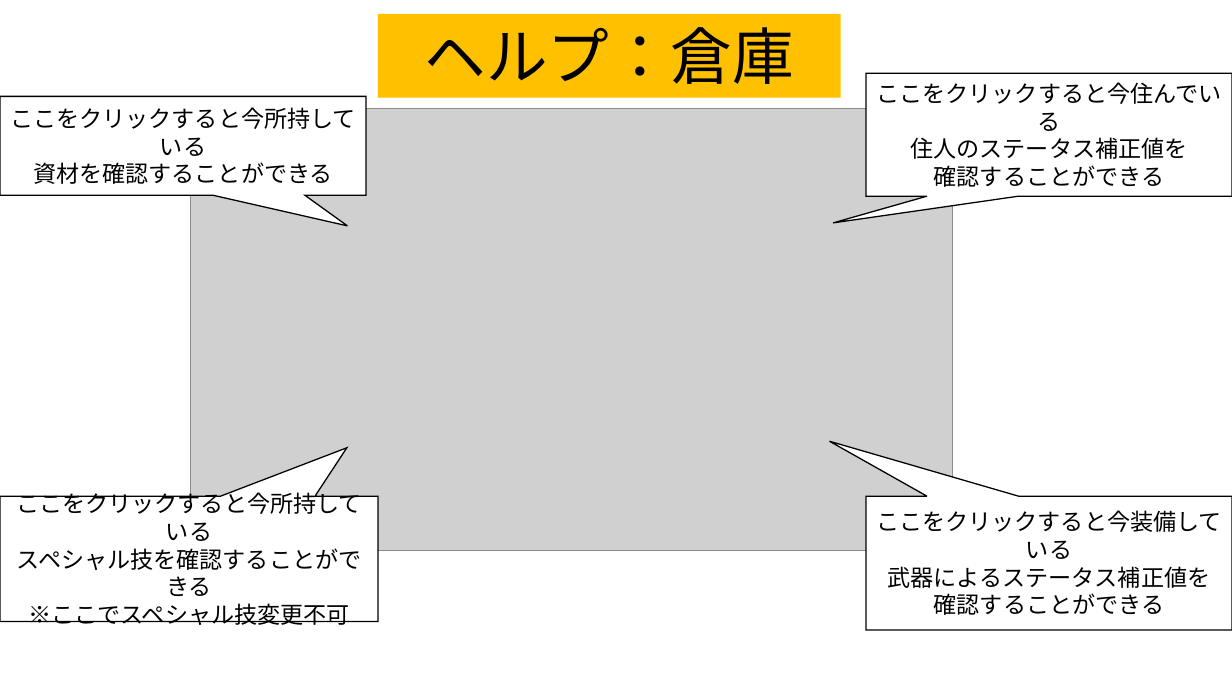
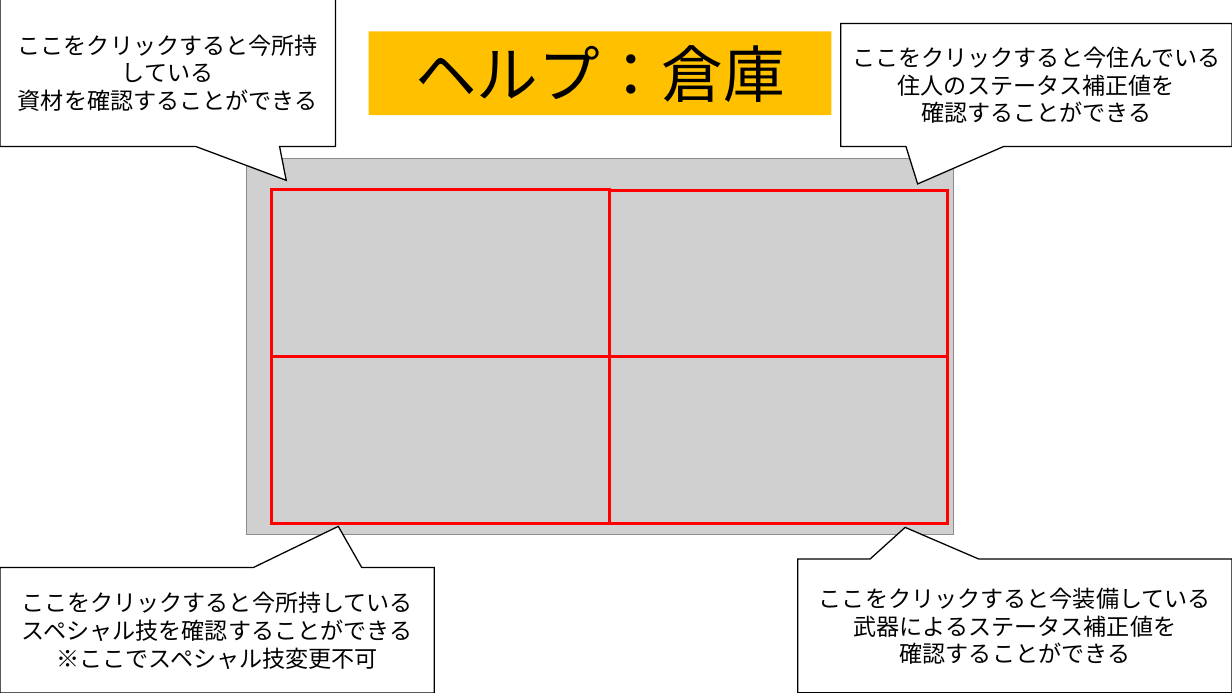
Before and after one commit to team556/team, a slide deck: slide 2 of 説明文.pptx. Drawn at 1232x693 pixels with LibreOffice and Linux fonts; fonts in the diff are those of the drawing; grey boxes stand for pictures. Boxes give left, top, right and bottom in pixels: in the first picture for what was removed or moved away, otherwise in the second. Text is boxed around its words. In the diff, an @@ line names an element or a change of style, - is before the commit and + after.

Commit message:
人数不足の変更 ヘルプ画面の説明文変更 三すくみや戦闘画面についての変更はまだしていない また、ヘルプ画面じたいに変更があるかもしれないので 画像化もまだしてない 戦闘画面はバグが治り次第随時変更していく予定

```diff
--- a/説明文.pptx
+++ b/説明文.pptx
@@ proportions changed in 4 elements at box(841, 23, 1232, 146), box(798, 559, 1232, 693), box(0, 567, 434, 693), box(0, 0, 335, 147) @@
@@ speech box "ここをクリックすると今所持している": place and size @@
-speech box "ここをクリックすると今所持している" at box(0, 96, 366, 195)
+speech box "ここをクリックすると今所持している" at box(0, 0, 335, 147)
@@ speech box "ここをクリックすると今住んでいる": place and size @@
-speech box "ここをクリックすると今住んでいる" at box(866, 73, 1232, 196)
+speech box "ここをクリックすると今住んでいる" at box(841, 23, 1232, 146)
@@ rectangle "ヘルプ：倉庫": place and size @@
-rectangle "ヘルプ：倉庫" at box(378, 14, 841, 98)
+rectangle "ヘルプ：倉庫" at box(369, 31, 832, 116)
@@ picture: place and size @@
-picture at box(190, 108, 953, 550)
+picture at box(247, 159, 954, 535)
@@ rectangle added at box(272, 190, 610, 358), outline #FF0000 2.25 pt @@
@@ rectangle added at box(610, 190, 948, 357), outline #FF0000 2.25 pt @@
@@ rectangle added at box(272, 357, 610, 524), outline #FF0000 2.25 pt @@
@@ rectangle added at box(610, 357, 948, 523), outline #FF0000 2.25 pt @@
@@ speech box "ここをクリックすると今所持している": place and size @@
-speech box "ここをクリックすると今所持している" at box(0, 496, 378, 622)
+speech box "ここをクリックすると今所持している" at box(0, 567, 434, 693)
@@ speech box "ここをクリックすると今装備している": place and size @@
-speech box "ここをクリックすると今装備している" at box(866, 496, 1232, 630)
+speech box "ここをクリックすると今装備している" at box(798, 559, 1232, 693)
```
Also in this commit, not shown: 3 other slides changed, 4 slides added, 5 other files.
